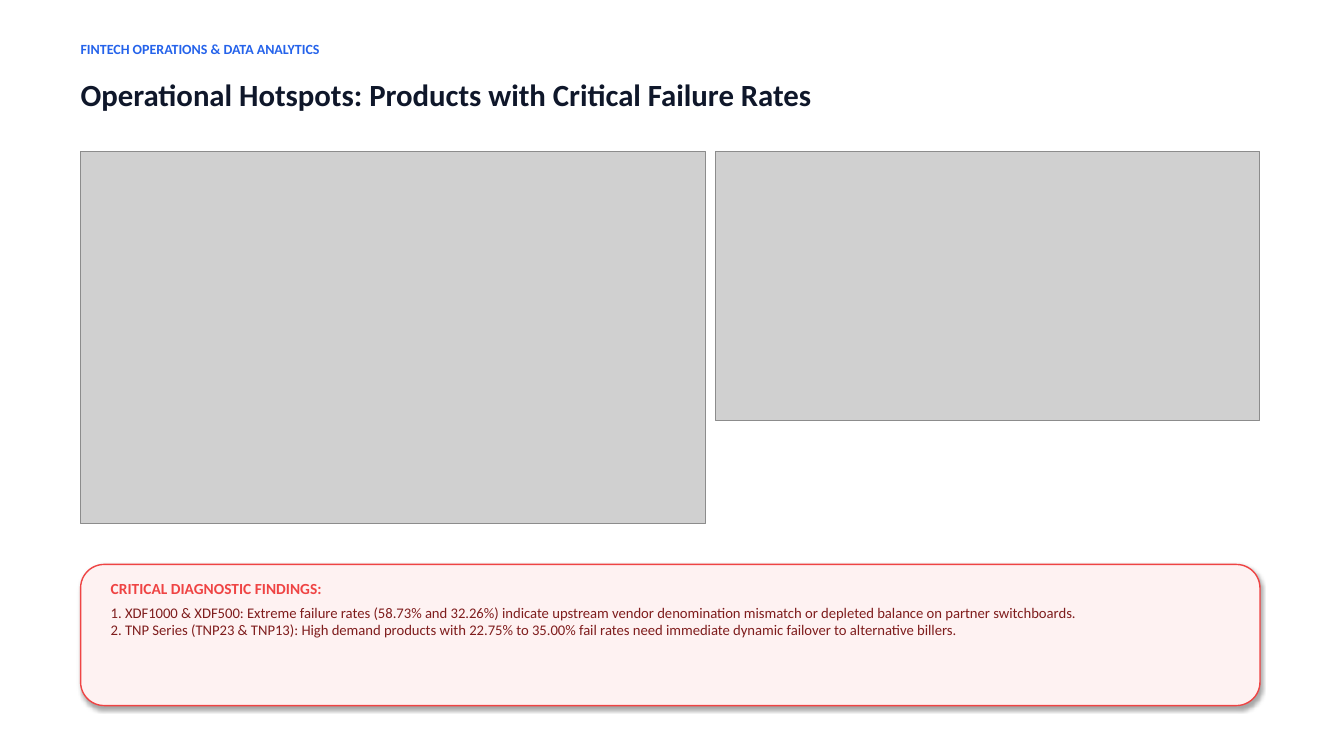
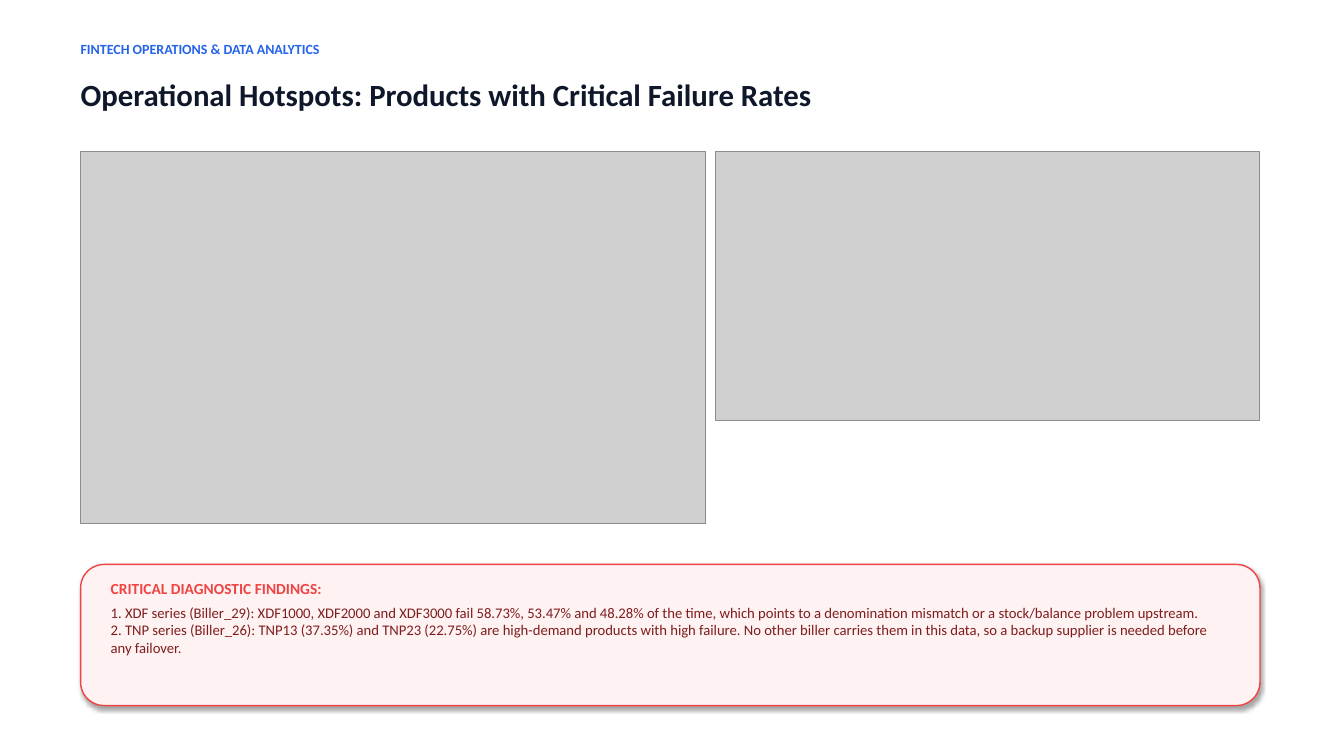
Before and after one commit to Achimedes28/fintech-ppob-transaction-operations-analytics, a slide deck: slide 4 of presentations/Fintech_PPOB_Transaction_Operations_Analytics.pptx. Drawn at 1344x756 pixels with LibreOffice and Linux fonts; fonts in the diff are those of the drawing; grey boxes stand for pictures. Boxes give left, top, right and bottom in pixels: in the first picture for what was removed or moved away, otherwise in the second. Text is boxed around its words. In the diff, an @@ line names an element or a change of style, - is before the commit and + after.

```diff
--- a/presentations/Fintech_PPOB_Transaction_Operations_Analytics.pptx
+++ b/presentations/Fintech_PPOB_Transaction_Operations_Analytics.pptx
@@ text at (111, 607, 1207, 656): text changed @@
-1. XDF1000 & XDF500: Extreme failure rates (58.73% and 32.26%) indicate upstream vendor denomination mismatch or depleted balance on partner switchboards.
-2. TNP Series (TNP23 & TNP13): High demand products with 22.75% to 35.00% fail rates need immediate dynamic failover to alternative billers.
+1. XDF series (Biller_29): XDF1000, XDF2000 and XDF3000 fail 58.73%, 53.47% and 48.28% of the time, which points to a denomination mismatch or a stock/balance problem upstream.
+2. TNP series (Biller_26): TNP13 (37.35%) and TNP23 (22.75%) are high-demand products with high failure. No other biller carries them in this data, so a backup supplier is needed before any failover.
```
Also in this commit, not shown: 8 other slides changed, 18 other files.
